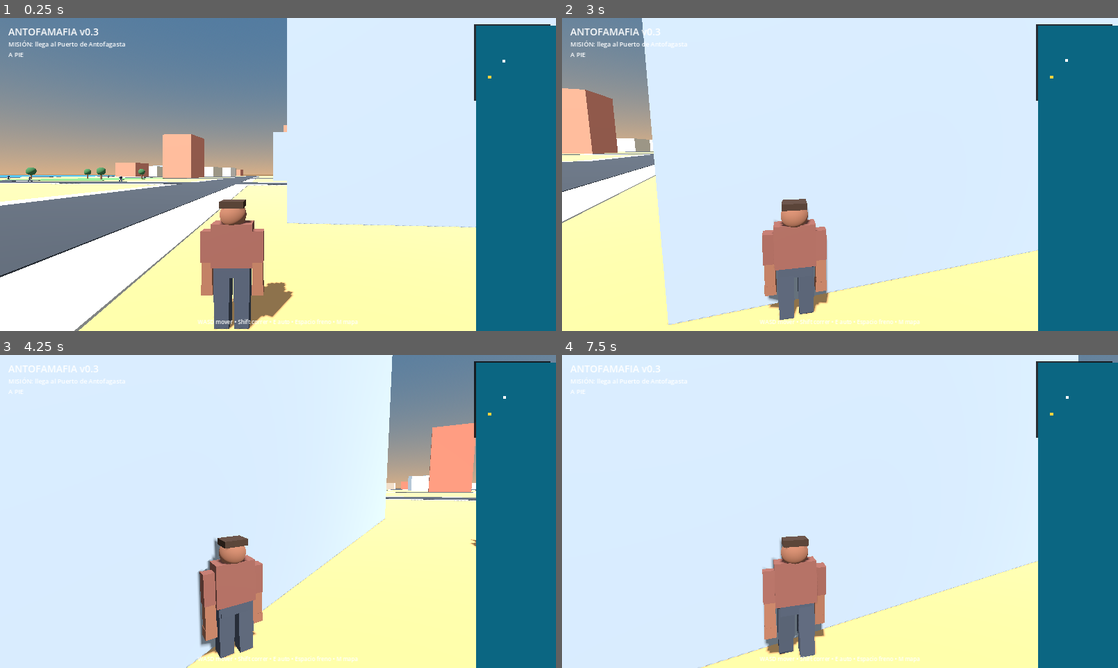
Above: before the commit, frames 1-4 (two rows, left to right).
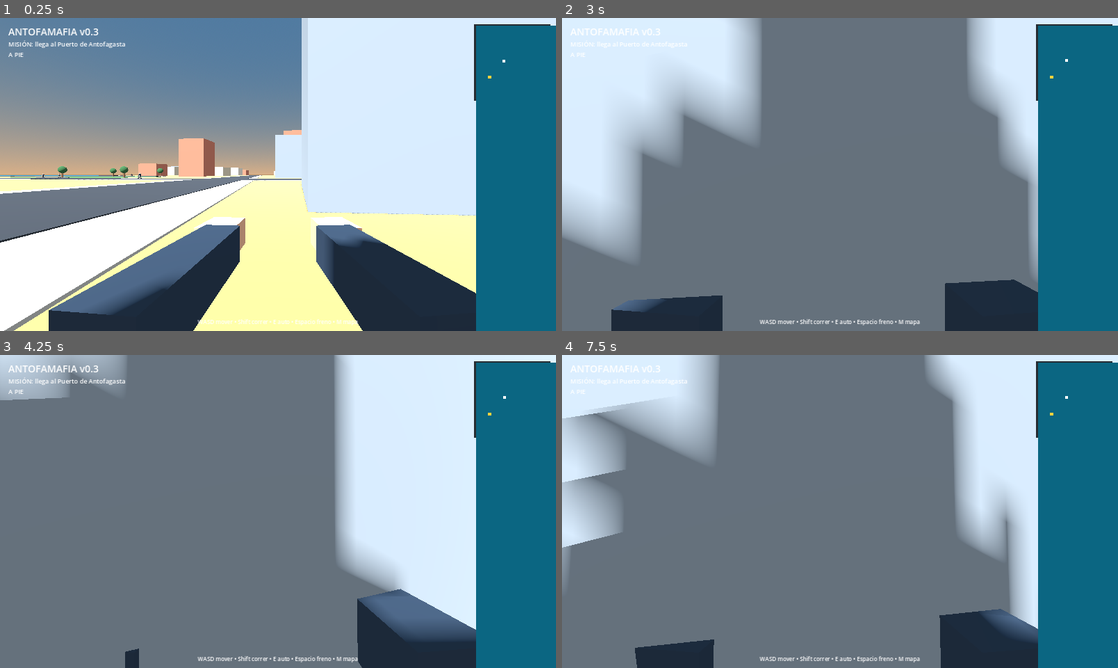
Above: after the commit, the same moments.

Repository: MedinaParra/GameOfChile
Game: Godot game, scene res://scenes/main.tscn
The game is run twice, just before and just after one commit, with the same random seed, the same clock (stepped at 60 frames per second) and the same inputs.
Inputs (mouse positions are in pixels of both pictures, inside the frame that each line leads up to):
- Up to frame 1 (0.25 s): no input
- Up to frame 2 (3 s): tap Enter at 0.5, 2 s; move the mouse to (867, 174) at 0.52 s; hold W from 0.53 s (still down); tap M at 0.6, 2.85 s; tap Space at 0.77, 1.25, 1.52, 2.75 s; move the mouse to (812, 174) at 1.27 s; tap E at 1.35 s; move the mouse to (851, 168) at 2.02 s; hold Shift 2.03-2.78 s; move the mouse to (834, 180) at 2.77 s
- Up to frame 3 (4.25 s): keep holding W; tap Space at 3.02, 3.77 s; move the mouse to (316, 514) at 3.52 s; tap E at 3.6 s
- Up to frame 4 (7.5 s): move the mouse to (795, 508) at 4.27 s; tap Shift at 4.35 s; tap Space at 4.52, 6.02, 6.5, 6.77 s; move the mouse to (845, 511) at 5.02 s; tap M at 5.1, 7.35 s; tap Enter at 5.75 s; move the mouse to (817, 505) at 5.77 s; release W at 5.78 s; hold D 5.78-6.53 s; tap E at 5.85 s; move the mouse to (867, 511) at 6.52 s; hold Shift 6.53-7.28 s; hold W from 6.53 s (still down); move the mouse to (812, 511) at 7.27 s

The runs differ from the first frame. In frame 1, 27% of the frame differs, in the area x 0-86%, y 0-100%; in frame 2, 78%; in frame 3, 81%, in the area x 0-100%, y 0-100%; in frame 4, 73%.

Commit message:
AntofaMafia v0.4: first-person player controller

Diff:
--- a/AntofaMafia/scripts/player.gd
+++ b/AntofaMafia/scripts/player.gd
@@ -4,17 +4,20 @@
 const WALK_SPEED := 6.4
 const RUN_SPEED := 10.8
 const GRAVITY := 28.0
-const MOUSE_SENS := 0.00245
+const MOUSE_SENS := 0.00225
+const EYE_HEIGHT := 1.72
 
 var active := true
 var yaw := 0.0
-var pitch := -0.12
+var pitch := 0.0
 var camera_pivot: Node3D
 var pitch_pivot: Node3D
 var camera: Camera3D
 var body_shape: CollisionShape3D
 var current_car: AMCar = null
 var visual: AMHumanoid
+var viewmodel: Node3D
+var move_time := 0.0
 
 func _ready() -> void:
 	add_to_group("player")
@@ -34,27 +37,58 @@
 	visual = AMHumanoid.new()
 	visual.variant_seed = 2026
 	add_child(visual)
+	visual.call_deferred("set_first_person_mode", true)
 
 func _build_camera() -> void:
 	camera_pivot = Node3D.new()
-	camera_pivot.position = Vector3(0.0, 1.42, 0.0)
+	camera_pivot.position = Vector3(0.0, EYE_HEIGHT, 0.0)
 	add_child(camera_pivot)
 
 	pitch_pivot = Node3D.new()
 	camera_pivot.add_child(pitch_pivot)
 
 	camera = Camera3D.new()
-	camera.position = Vector3(0.92, 1.48, 4.85)
-	camera.fov = 67.0
-	camera.near = 0.08
+	camera.position = Vector3.ZERO
+	camera.fov = 76.0
+	camera.near = 0.035
 	camera.current = true
 	pitch_pivot.add_child(camera)
+
+	_build_viewmodel()
+
+func _build_viewmodel() -> void:
+	viewmodel = Node3D.new()
+	viewmodel.position = Vector3(0.0, -0.29, -0.62)
+	camera.add_child(viewmodel)
+
+	var sleeve := StandardMaterial3D.new()
+	sleeve.albedo_color = Color("#243243")
+	sleeve.roughness = 0.86
+	var skin := StandardMaterial3D.new()
+	skin.albedo_color = Color("#d9a17f")
+	skin.roughness = 0.92
+
+	# Two forearms visible at the bottom of the first-person camera.
+	_vm_box(Vector3(0.16, 0.16, 0.58), Vector3(-0.28, -0.02, 0.0), sleeve, -0.10)
+	_vm_box(Vector3(0.16, 0.16, 0.58), Vector3(0.28, -0.02, 0.0), sleeve, 0.10)
+	_vm_box(Vector3(0.18, 0.14, 0.23), Vector3(-0.28, -0.02, -0.39), skin, -0.08)
+	_vm_box(Vector3(0.18, 0.14, 0.23), Vector3(0.28, -0.02, -0.39), skin, 0.08)
+
+func _vm_box(size: Vector3, pos: Vector3, mat: Material, yaw_offset: float) -> void:
+	var mi := MeshInstance3D.new()
+	var bm := BoxMesh.new()
+	bm.size = size
+	mi.mesh = bm
+	mi.material_override = mat
+	mi.position = pos
+	mi.rotation.y = yaw_offset
+	viewmodel.add_child(mi)
 
 func _unhandled_input(event: InputEvent) -> void:
 	if event is InputEventMouseMotion and active and Input.mouse_mode == Input.MOUSE_MODE_CAPTURED:
 		yaw -= event.relative.x * MOUSE_SENS
-		pitch = clampf(pitch - event.relative.y * MOUSE_SENS, -0.72, 0.48)
-		camera_pivot.rotation.y = yaw
+		pitch = clampf(pitch - event.relative.y * MOUSE_SENS, -1.38, 1.30)
+		rotation.y = yaw
 		pitch_pivot.rotation.x = pitch
 
 	if event is InputEventKey and event.pressed and not event.echo and event.keycode == KEY_E:
@@ -98,8 +132,8 @@
 	var speed := RUN_SPEED if sprinting else WALK_SPEED
 	var target := world_dir * speed
 
-	velocity.x = move_toward(velocity.x, target.x, 28.0 * delta)
-	velocity.z = move_toward(velocity.z, target.z, 28.0 * delta)
+	velocity.x = move_toward(velocity.x, target.x, 30.0 * delta)
+	velocity.z = move_toward(velocity.z, target.z, 30.0 * delta)
 	if not is_on_floor():
 		velocity.y -= GRAVITY * delta
 	else:
@@ -110,9 +144,15 @@
 	var movement_amount := clampf(Vector2(velocity.x, velocity.z).length() / RUN_SPEED, 0.0, 1.0)
 	visual.animate(delta, movement_amount, sprinting)
 
-	if world_dir.length_squared() > 0.05:
-		var target_yaw := atan2(-world_dir.x, -world_dir.z)
-		rotation.y = lerp_angle(rotation.y, target_yaw, minf(1.0, delta * 10.0))
+	# Small FPS head-bob + arm sway. Deliberately restrained to avoid nausea.
+	if movement_amount > 0.03 and is_on_floor():
+		move_time += delta * (11.0 if sprinting else 7.5)
+		camera_pivot.position.y = EYE_HEIGHT + sin(move_time * 2.0) * 0.014 * movement_amount
+		viewmodel.position.x = sin(move_time) * 0.010 * movement_amount
+		viewmodel.position.y = -0.29 + absf(sin(move_time * 2.0)) * 0.012 * movement_amount
+	else:
+		camera_pivot.position.y = lerpf(camera_pivot.position.y, EYE_HEIGHT, minf(1.0, delta * 8.0))
+		viewmodel.position = viewmodel.position.lerp(Vector3(0.0, -0.29, -0.62), minf(1.0, delta * 8.0))
 
 func set_driving(car: AMCar) -> void:
 	current_car = car
@@ -130,3 +170,4 @@
 	collision_mask = 1
 	camera.current = true
 	current_car = null
+	rotation.y = yaw
